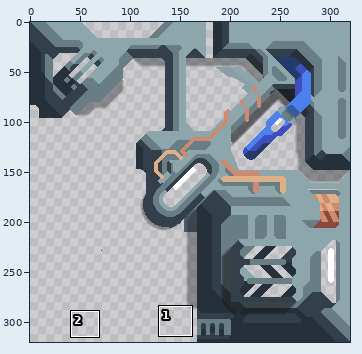
One commit to this sprite sheet: main/assets-raw/sprites/blocks/power/turbine-dynamo-top.png. Above: a wide view before the commit, with the close-up outlined.
Close-up. Before the commit:
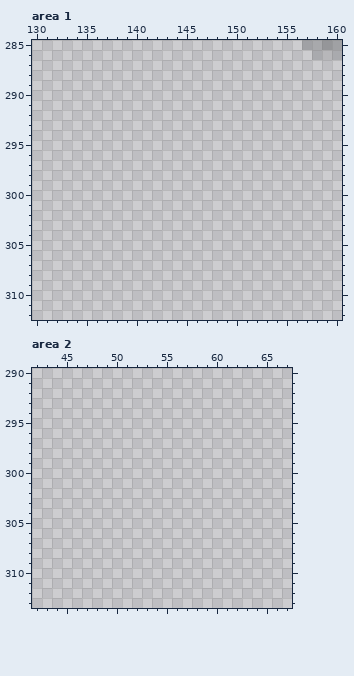
The file is 320x320 pixels. Pixels under 10% opacity are left out. Colours within 5 levels of each other are drawn and written as one. Shown: area 1: x 130..160, y 285..312; area 2: x 42..67, y 290..313. The commit also changed other parts of the picture, which this record leaves out.
And afterwards:
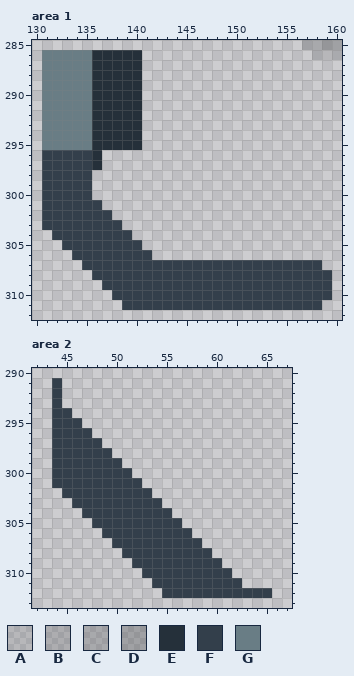
Palette (. is transparent): A #1a1d1f20  B #1a1d1f2e  C #1a1d1f34  D #1a1d1f40  E #25303a  F #333f4b  G #697d85
Edits made:
Changed rows in their new state; - is an unchanged pixel.
Area 1:
first column x 131:
286 GGGGGEEEEE-------------------
287 GGGGGEEEEE-------------------
288 GGGGGEEEEE-------------------
289 GGGGGEEEEE-------------------
290 GGGGGEEEEE-------------------
291 GGGGGEEEEE-------------------
292 GGGGGEEEEE-------------------
293 GGGGGEEEEE-------------------
294 GGGGGEEEEE-------------------
295 GGGGGEEEEE-------------------
296 FFFFFE-----------------------
297 FFFFFE-----------------------
298 FFFFF------------------------
299 FFFFF------------------------
300 FFFFF------------------------
301 FFFFFF-----------------------
302 FFFFFFF----------------------
303 FFFFFFFF---------------------
304 -FFFFFFFF--------------------
305 --FFFFFFFF-------------------
306 ---FFFFFFFF------------------
307 ----FFFFFFFFFFFFFFFFFFFFFFFF-
308 -----FFFFFFFFFFFFFFFFFFFFFFFF
309 ------FFFFFFFFFFFFFFFFFFFFFFF
310 -------FFFFFFFFFFFFFFFFFFFFFF
311 --------FFFFFFFFFFFFFFFFFFFF-
Area 2:
first column x 44:
291 F---------------------
292 F---------------------
293 F---------------------
294 FF--------------------
295 FFF-------------------
296 FFFF------------------
297 FFFFF-----------------
298 FFFFFF----------------
299 FFFFFFF---------------
300 FFFFFFFF--------------
301 FFFFFFFFF-------------
302 -FFFFFFFFF------------
303 --FFFFFFFFF-----------
304 ---FFFFFFFFF----------
305 ----FFFFFFFFF---------
306 -----FFFFFFFFF--------
307 ------FFFFFFFFF-------
308 -------FFFFFFFFF------
309 --------FFFFFFFFF-----
310 ---------FFFFFFFFF----
311 ----------FFFFFFFFF---
312 -----------FFFFFFFFFFF
Pixel boxes of the changes (left, top, right, bottom) in both close-ups:
added: (42, 50, 332, 310)
added: (52, 378, 272, 598)
